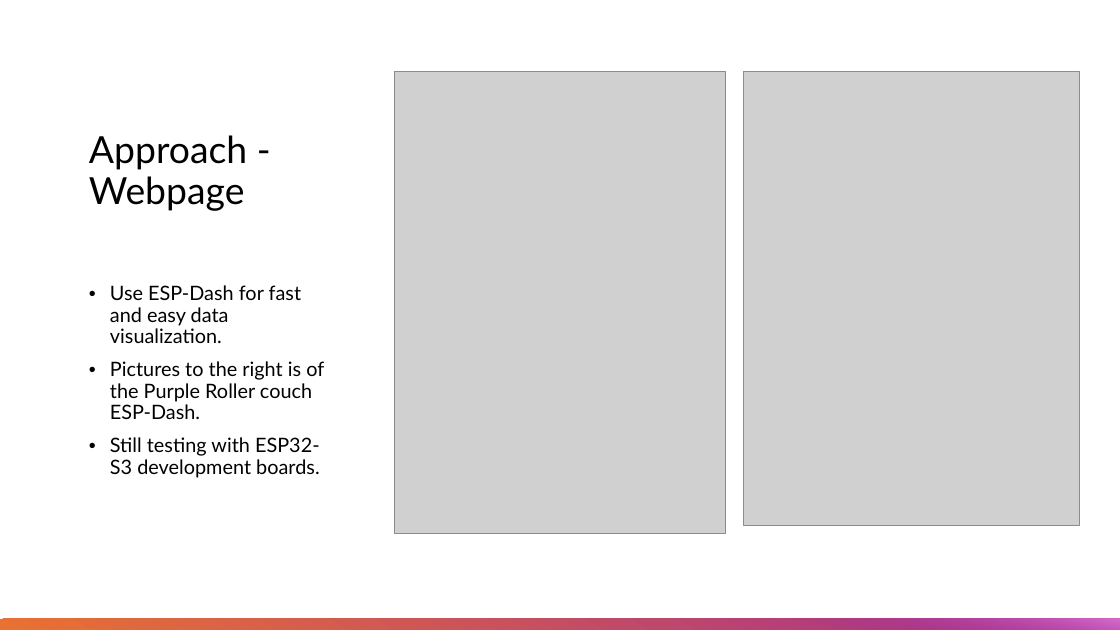
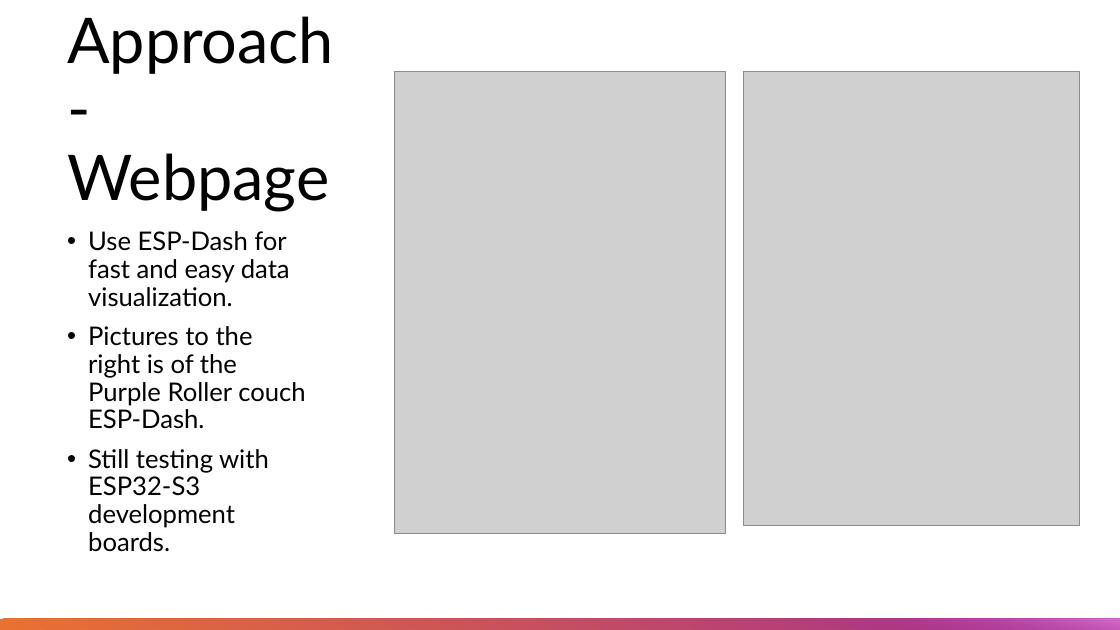
Before and after one commit to Tannyr-Singleterry/ECE590_SeniorDesign, a slide deck: slide 12 of Documents/FInal Presentation/Final_Presentation.pptx. Drawn at 1120x630 pixels with LibreOffice and Linux fonts; fonts in the diff are those of the drawing; grey boxes stand for pictures. Boxes give left, top, right and bottom in pixels: in the first picture for what was removed or moved away, otherwise in the second. Text is boxed around its words. In the diff, an @@ line names an element or a change of style, - is before the commit and + after.

```diff
--- a/Documents/FInal Presentation/Final_Presentation.pptx
+++ b/Documents/FInal Presentation/Final_Presentation.pptx
@@ title "Approach - Webpage": place and size @@
-title "Approach - Webpage" at [89, 135, 247, 211]
+title "Approach - Webpage" at [67, 16, 334, 212]
@@ title "Approach - Webpage" at [67, 16, 334, 212]: size 32 to 54 pt @@
@@ text "Use ESP-Dash for fast and ...": place and size @@
-text "Use ESP-Dash for fast and ..." at [110, 285, 324, 478]
+text "Use ESP-Dash for fast and ..." at [88, 231, 305, 552]
@@ text "Use ESP-Dash for fast and ..." at [88, 231, 305, 552]: size 17 to 22 pt @@
```
Also in this commit, not shown: 2 other slides changed.
